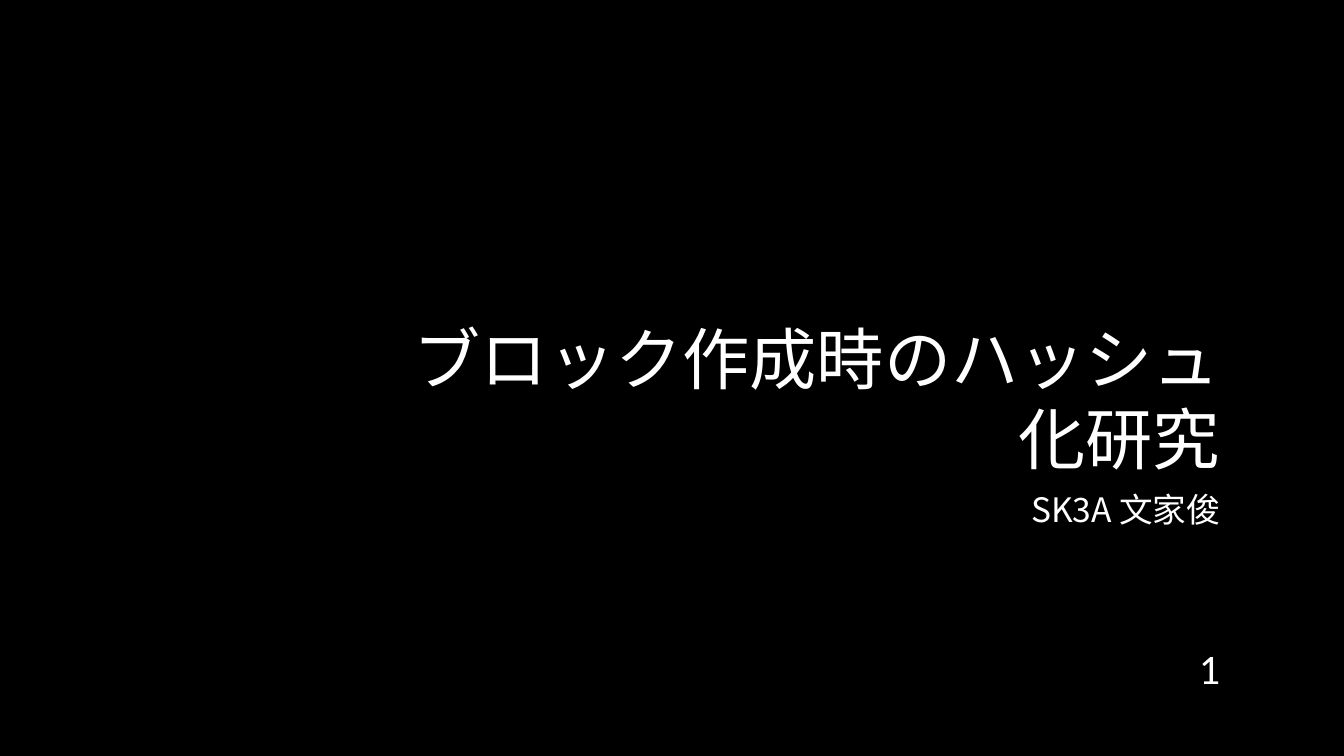
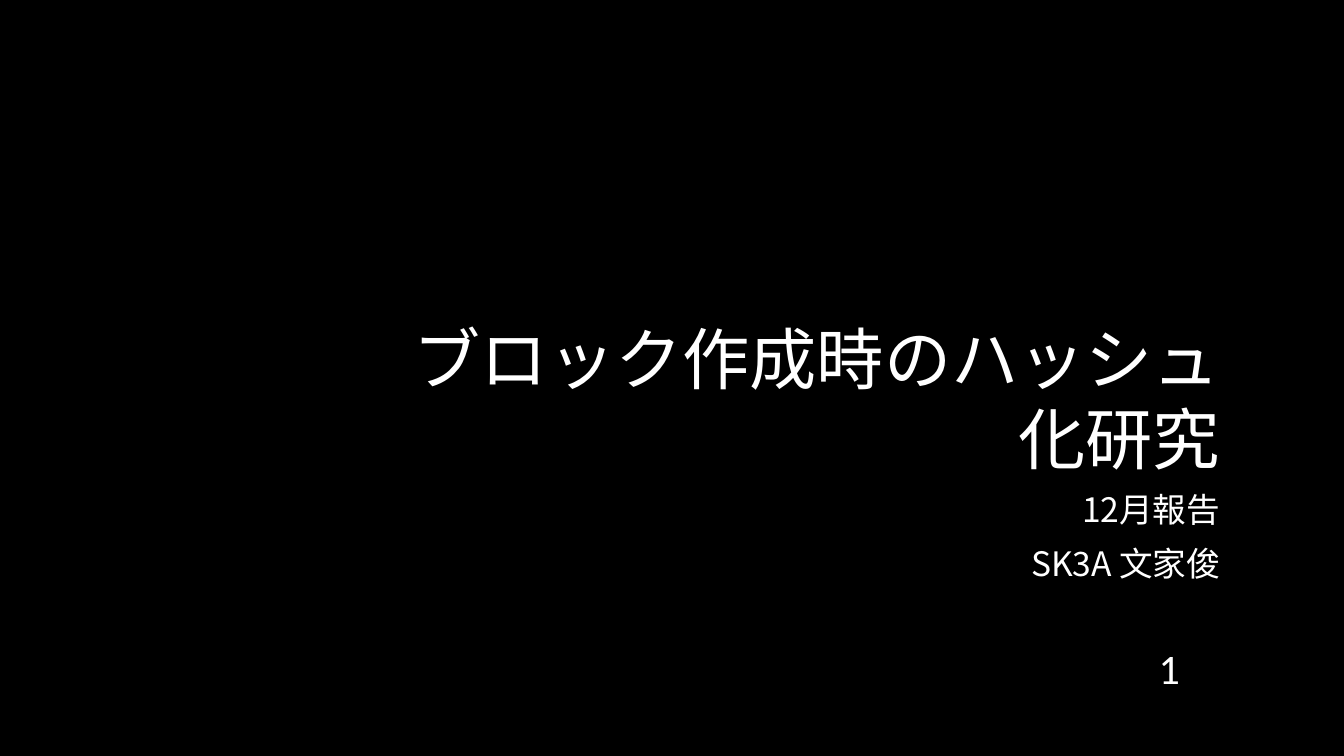
Before and after one commit to cyrusmanosa/Ecc-Year-3, a slide deck: slide 1 of Y3-Sem2/ITゼミ演習II/2024年度_12月報告会_Sk3a04_文家俊.pptx. Drawn at 1344x756 pixels with LibreOffice and Linux fonts; fonts in the diff are those of the drawing; background and template pictures are left out. Boxes give left, top, right and bottom in pixels: in the first picture for what was removed or moved away, otherwise in the second. Text is boxed around its words. In the diff, an @@ line names an element or a change of style, - is before the commit and + after.

```diff
--- a/Y3-Sem2/ITゼミ演習II/2024年度_12月報告会_Sk3a04_文家俊.pptx
+++ b/Y3-Sem2/ITゼミ演習II/2024年度_12月報告会_Sk3a04_文家俊.pptx
@@ subtitle at (x1=1082, y1=493, x2=1220, y2=525): paragraph added @@
+12月報告
@@ page number moved from (x1=1199, y1=657, x2=1220, y2=684) to (x1=1159, y1=657, x2=1180, y2=684) @@
```
Also in this commit, not shown: 5 other slides changed, 2 slides added, 17 other files.
